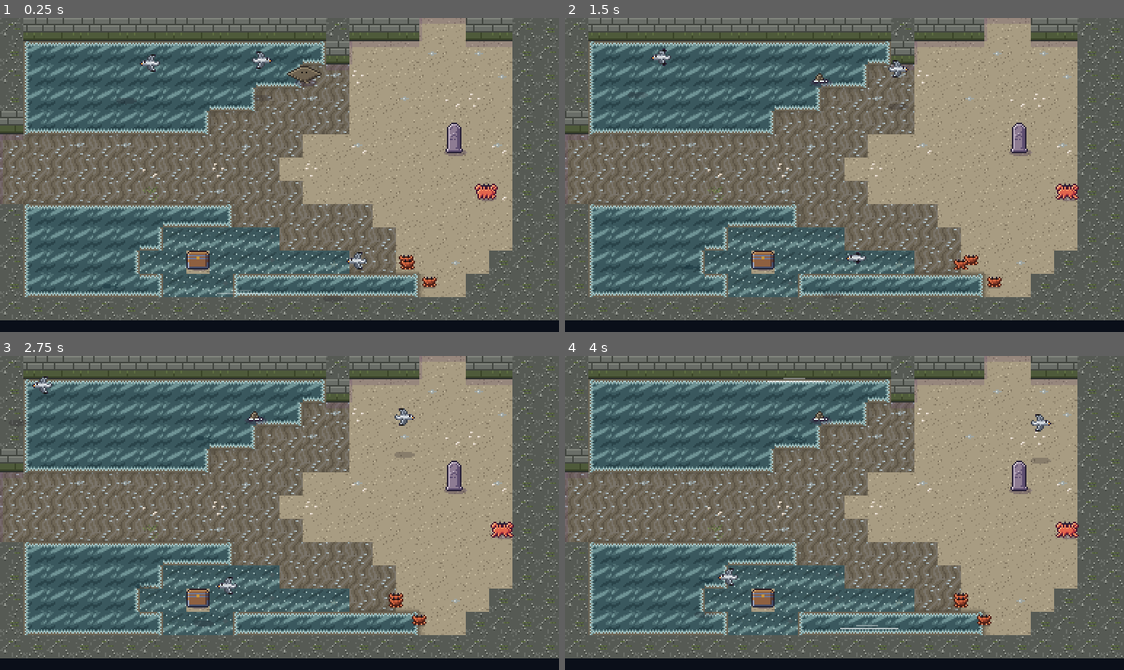
Above: before the commit, frames 1-4 (two rows, left to right).
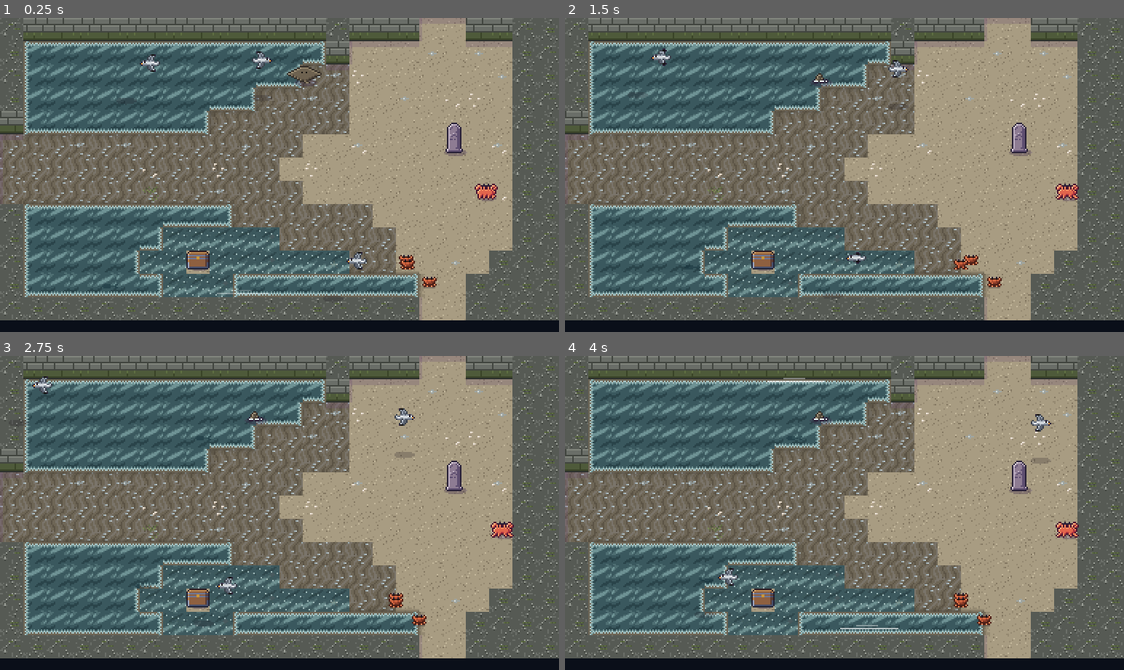
Above: after the commit, the same moments.

Repository: ashciraulo/Leviathan
Game: Godot game, scene res://rooms/room_2_3.tscn
The game is run twice, just before and just after one commit, with the same random seed, the same clock (stepped at 60 frames per second) and the same inputs. This scene is started directly instead of the project's main scene.
Inputs (mouse positions are in pixels of both pictures, inside the frame that each line leads up to):
- Up to frame 1 (0.25 s): no input
- Up to frame 2 (1.5 s): tap Enter (ui_accept) at 0.5, 0.77, 1.07 s; move the mouse to (967, 159) at 0.52 s; hold D (move_right) 0.53-1.25 s; hold J (attack) 0.53-1.25 s; click (967, 159) at 0.67 s; drag from (732, 190) to (822, 71) at 1.27 s
- Up to frame 3 (2.75 s): move the mouse to (335, 443) at 2.02 s; hold D (move_right) from 2.03 s (still down); hold K (interact) from 2.03 s (still down)
- Up to frame 4 (4 s): release D (move_right) at 2.75 s; release K (interact) at 2.75 s; drag from (816, 575) to (816, 415) at 2.77 s; move the mouse to (1012, 560) at 3.52 s; hold A (move_left) from 3.53 s (still down); hold I (item_2) from 3.53 s (still down); tap Enter (ui_accept) at 3.77 s

The runs differ from the first frame. In frame 1, 0.6% of the frame differs, in the area x 75-84%, y 88-97%; in frame 2, 0.6%; in frame 3, 0.6%; in frame 4, 0.6%.

Commit message:
Regional caves: Wreckers' Stair and Hold under the Weir Steps, and Saltpan Hollow below the Ossuary
Co-Authored-By: Claude Opus 5.5 <noreply@anthropic.com>
Claude-Session: https://claude.ai/code/session_01UYEn5XZXkHTUvmfLbrhNvJ

Diff:
--- a/locale/strings.csv
+++ b/locale/strings.csv
@@ -552,6 +552,9 @@
 ROOM_SMUGGLERS_CUT,Smugglers' Cut
 ROOM_RIMEFALL_STEPS,Rimefall Steps
 ROOM_ICEFALL_GROTTO,Icefall Grotto
+ROOM_WRECKERS_STAIR,Wreckers' Stair
+ROOM_WRECKERS_HOLD,Wreckers' Hold
+ROOM_SALTPAN_HOLLOW,Saltpan Hollow
 ROOM_BLEACHED_STRAND,Bleached Strand
 ROOM_RIB_HOLLOW,Rib Hollow
 ROOM_SKULL_RISE,Skull Rise
--- a/rooms/room_2_3.tscn
+++ b/rooms/room_2_3.tscn
@@ -20,4 +20,4 @@
 #~~~~~~;;;;;rrrrr.....##
 #~~~~~;;C;;;;;;rr....###
 #~~~~~~;;;~~~~~~~~..####
-########################"
+##################..####"
--- /dev/null
+++ b/rooms/room_2_4.tscn
@@ -0,0 +1,22 @@
+[gd_scene load_steps=2 format=3]
+
+[ext_resource type="Script" path="res://scripts/world/room.gd" id="1_room"]
+
+[node name="Room" type="Node2D"]
+script = ExtResource("1_room")
+name_key = "ROOM_WRECKERS_STAIR"
+biome = "sunken_verge"
+cave = true
+layout = "##################..####
+###############.....####
+#############.....o.####
+###########rrrrrrrrr####
+#########rrrrrrrrrrr####
+#######rrrrrdrrrrrrr####
+######rrrrrrrrrrrrrr####
+######rr~~~rrrrrrrrr####
+#######~~~~~rrrrrrrr####
+########~~~rrrrrr.......
+#########~~rrrr.........
+##########~~~~..########
+########################"
--- /dev/null
+++ b/rooms/room_3_4.tscn
@@ -0,0 +1,24 @@
+[gd_scene load_steps=2 format=3]
+
+[ext_resource type="Script" path="res://scripts/world/room.gd" id="1_room"]
+
+[node name="Room" type="Node2D"]
+script = ExtResource("1_room")
+name_key = "ROOM_WRECKERS_HOLD"
+biome = "sunken_verge"
+cave = true
+chest_item = "glint"
+chest_count = 100
+layout = "########################
+######~~~~~~~~~~~~######
+####~~~~~rrrrr~~~~~~####
+###~~~rrrrrrrrrrrr~~~###
+##~~rrrrr.....rrrrr~~~##
+##~rrrr...C...rrrrrr~~##
+##~rrrr.......rrdrrrr~##
+##~~rrrrr...rrrrrrrr~~##
+###~~rrrrrrrrrrrr~~~~###
+...rrrrrrrrrrrr~~~~~####
+....rrrrrrr~~~~~~~######
+####~~~~~~~~~~~~########
+########################"
--- a/rooms/room_9_1.tscn
+++ b/rooms/room_9_1.tscn
@@ -17,5 +17,5 @@
 ##.......SSS.........###
 ###......SSS....~~~~~###
 ####...........~~~~~~###
-#####~~~~~~~~~~~~~~~####
-########################"
+#####~..~~~~~~~~~~~~####
+######..################"
--- /dev/null
+++ b/rooms/room_9_2.tscn
@@ -0,0 +1,24 @@
+[gd_scene load_steps=2 format=3]
+
+[ext_resource type="Script" path="res://scripts/world/room.gd" id="1_room"]
+
+[node name="Room" type="Node2D"]
+script = ExtResource("1_room")
+name_key = "ROOM_SALTPAN_HOLLOW"
+biome = "ossuary"
+cave = true
+chest_item = "glint"
+chest_count = 100
+layout = "######..################
+####......##############
+###.........############
+##....A......~~~~~~~####
+##..........~~~~~~~~~###
+##...U.....~~~.O..~~~###
+##..........~~~.C..~~###
+###..........~~~~~~~~###
+####...F......~~~~~~####
+#####..........~~~~#####
+######.......U..########
+########################
+########################"
--- a/tests/screenshots.gd
+++ b/tests/screenshots.gd
@@ -82,6 +82,11 @@
 			Vector2i(2, -3): ["rcave_rimefall_way_in", Vector2i(18, 3)],
 			Vector2i(2, -4): ["rcave_rimefall_steps", Vector2i(18, 10)],
 			Vector2i(1, -4): ["rcave_icefall_grotto", Vector2i(21, 6)],
+			Vector2i(2, 3): ["rcave_wreckers_way_in", Vector2i(18, 10)],
+			Vector2i(2, 4): ["rcave_wreckers_stair", Vector2i(17, 2)],
+			Vector2i(3, 4): ["rcave_wreckers_hold", Vector2i(1, 9)],
+			Vector2i(9, 1): ["rcave_saltpan_way_in", Vector2i(7, 9)],
+			Vector2i(9, 2): ["rcave_saltpan_hollow", Vector2i(7, 2)],
 		})
 		SaveManager.delete_save()
 		SaveManager.restore_aside(TEST_SLOT, "testbackup")
--- a/tests/smoke_test.gd
+++ b/tests/smoke_test.gd
@@ -4186,7 +4186,16 @@
 	await _wait(0.4)
 	_check(bars[0].is_open, "every eye open lets Wren at the chest")
 	grotto.queue_free()
-	for coord: Vector2i in [Vector2i(0, 1), Vector2i(2, -4), Vector2i(1, -4)]:
+	# Saltpan Hollow: a hook post on the islet, in line with the shore.
+	var pan := Room.parse_layout(((load("res://rooms/room_9_2.tscn") as PackedScene).instantiate() as Room).layout)
+	_check(pan[5][15] == "O" and pan[5][14] == "." and pan[5].substr(11, 3) == "~~~" and pan[5][10] == ".", "Saltpan Hollow's hook post pulls Wren from the shore onto the islet")
+	# Wreckers' Hold: its chest stands on a reef the low tide bares.
+	var hold: Room = (load("res://rooms/room_3_4.tscn") as PackedScene).instantiate()
+	add_child(hold)
+	await _wait(0.1)
+	_check(hold.get_node_or_null("Tide") != null and hold.chest_item == "glint", "Wreckers' Hold is tidal, with a glint chest")
+	hold.queue_free()
+	for coord: Vector2i in [Vector2i(0, 1), Vector2i(2, -4), Vector2i(1, -4), Vector2i(2, 4), Vector2i(3, 4), Vector2i(9, 2)]:
 		var probe: Room = (load("res://rooms/room_%d_%d.tscn" % [coord.x, coord.y]) as PackedScene).instantiate()
 		_check(probe.cave, "%s is a cave" % coord)
 		probe.free()
